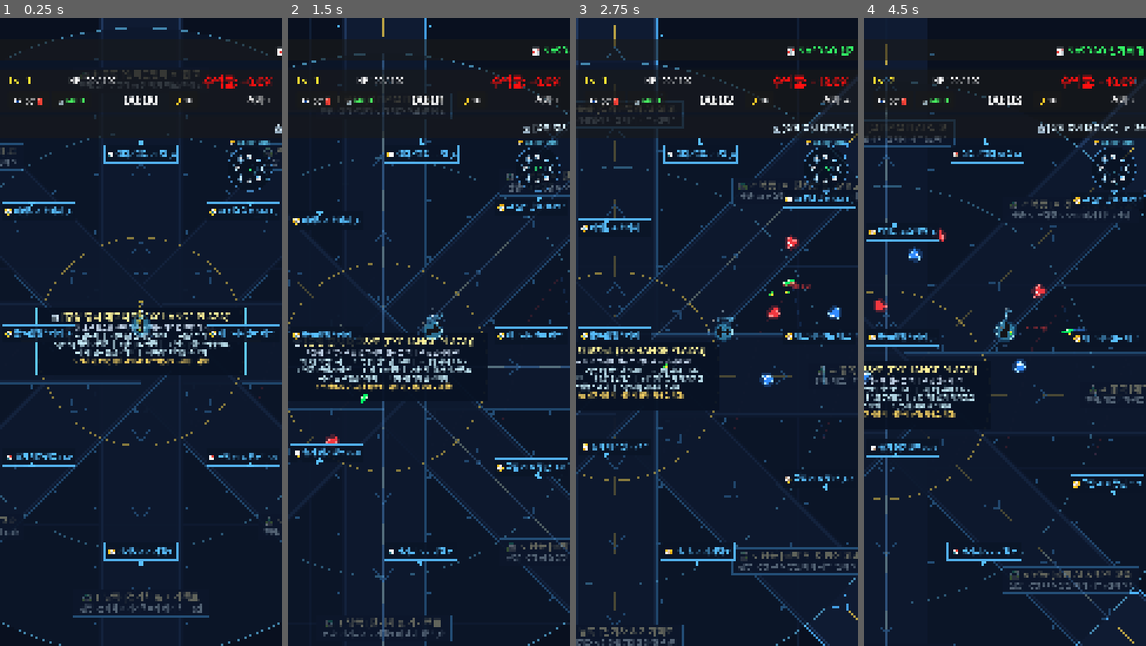
Above: before the commit, frames 1-4 (left to right).
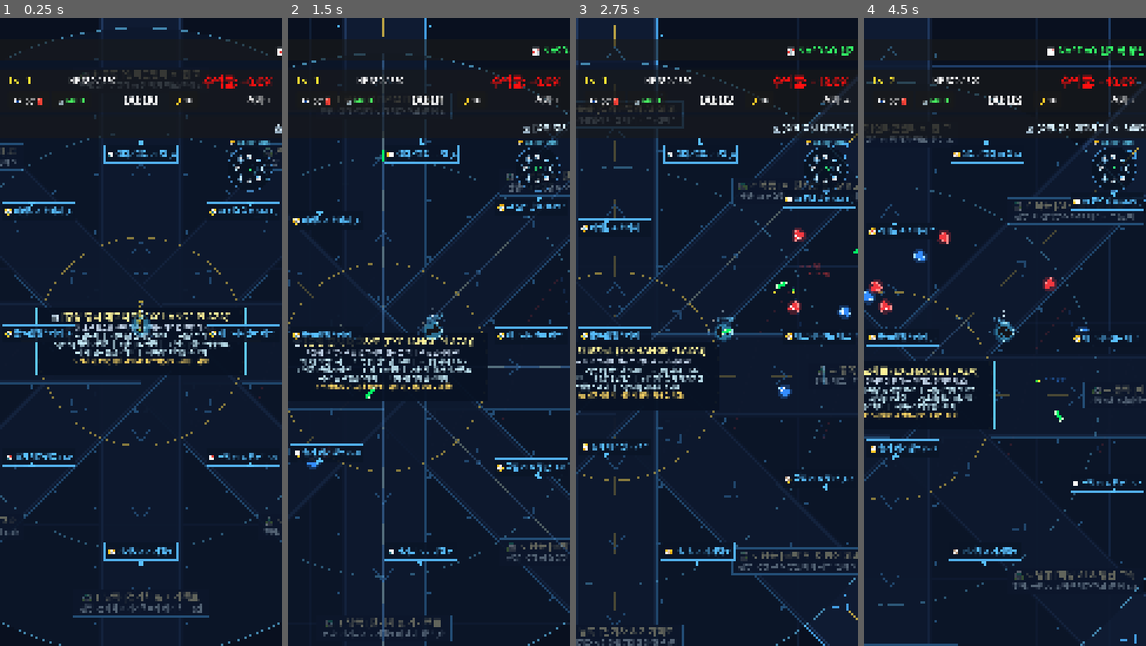
Above: after the commit, the same moments.

Repository: gamcatch/stock-rpg
Game: Godot game, scene res://scenes/main.tscn
Two runs of this game, one before a commit and one after it. Both use one fixed random seed, a clock stepped at 60 frames per second and the inputs below.
Inputs (mouse positions are in pixels of both pictures, inside the frame that each line leads up to):
- Up to frame 1 (0.25 s): no input
- Up to frame 2 (1.5 s): move the mouse to (491, 300) at 0.52 s; hold D (move_right) 0.53-1.25 s; click (491, 300) at 0.67 s; drag from (372, 363) to (437, 332) at 1.27 s
- Up to frame 3 (2.75 s): move the mouse to (745, 193) at 2.02 s; hold D (move_right) from 2.03 s (still down)
- Up to frame 4 (4.5 s): release D (move_right) at 2.75 s; drag from (990, 457) to (1061, 313) at 2.77 s; move the mouse to (1089, 426) at 3.52 s; hold A (move_left) 3.53-4.25 s; click "🤖 퀀트 AI 모델 [신규 매수] 모든 무기 공격력 …" at 4.25 s

The runs differ from the first frame. In frame 1, less than 0.1% of the frame differs, in the area x 29-40%, y 9-11%; in frame 2, 0.2%; in frame 3, 0.9%; in frame 4, 12%, in the area x 0-100%, y 0-100%.

Commit message:
fix: 방치형 RPG 감상에 맞춰 난이도 전면 완화 (기본 체력 3.5배 상향, 무적 판정, 자연 회복 및 비상 존버 실드 탑재)

Diff:
--- a/scenes/enemy.gd
+++ b/scenes/enemy.gd
@@ -37,34 +37,34 @@
 
 	match type:
 		EnemyType.PANIC_SELL:
-			max_hp = 25.0
-			move_speed = 195.0
-			contact_damage = 10.0
+			max_hp = 20.0
+			move_speed = 135.0
+			contact_damage = 6.0
 			exp_reward = 2
 			r = 24.0
 		EnemyType.FAKE_NEWS:
-			max_hp = 55.0
-			move_speed = 135.0
-			contact_damage = 15.0
+			max_hp = 45.0
+			move_speed = 110.0
+			contact_damage = 9.0
 			exp_reward = 5
 			r = 28.0
 		EnemyType.RED_CANDLE:
-			max_hp = 120.0
-			move_speed = 110.0
-			contact_damage = 25.0
+			max_hp = 85.0
+			move_speed = 85.0
+			contact_damage = 14.0
 			exp_reward = 10
 			r = 34.0
 		EnemyType.BEAR_BOSS:
-			max_hp = 800.0
-			move_speed = 120.0
-			contact_damage = 35.0
+			max_hp = 650.0
+			move_speed = 95.0
+			contact_damage = 22.0
 			exp_reward = 50
 			is_boss = true
 			r = 60.0
 		EnemyType.TRUMP_BOSS:
-			max_hp = 3500.0
-			move_speed = 95.0
-			contact_damage = 50.0
+			max_hp = 2500.0
+			move_speed = 80.0
+			contact_damage = 32.0
 			exp_reward = 350
 			is_boss = true
 			r = 80.0
@@ -482,9 +482,9 @@
 			if collider.is_hodl_active:
 				take_damage(80.0, -dir * 600.0)
 			else:
-				Global.take_player_damage(contact_damage * delta * 2.0)
+				Global.take_player_damage(contact_damage)
 				if polarity == Polarity.BEAR:
-					Global.portfolio_return = max(0.0, Global.portfolio_return - 8.0 * delta)
+					Global.portfolio_return = max(0.0, Global.portfolio_return - 2.0 * delta)
 
 	# Ranged attacks for bosses and fake news monsters
 	_process_attacks(delta, dir)
--- a/scenes/main.gd
+++ b/scenes/main.gd
@@ -430,14 +430,13 @@
 	elif effective_rate <= -2.5:
 		Global.in_bear_hazard = true
 		Global.in_bull_zone = false
-		Global.player_speed_modifier = 0.80
-		Global.exp_multiplier = 0.6
-
-		Global.take_player_damage(1.5 * 0.2 * 2.5)
-		Global.portfolio_return = max(0.0, Global.portfolio_return - 4.0 * 0.2)
+		Global.player_speed_modifier = 0.90
+		Global.exp_multiplier = 0.8
+
+		Global.portfolio_return = max(0.0, Global.portfolio_return - 1.0 * 0.2)
 
 		if effective_rate <= -6.0:
-			Global.portfolio_return = max(0.0, Global.portfolio_return - 6.0 * 0.2)
+			Global.portfolio_return = max(0.0, Global.portfolio_return - 2.0 * 0.2)
 
 	else:
 		Global.in_bull_zone = false
--- a/scenes/player.gd
+++ b/scenes/player.gd
@@ -66,11 +66,16 @@
 		draw_arc(Vector2.ZERO, mag_r + pulse, 0.0, TAU, 36, Color(0.2, 0.75, 1.0, 0.12 + mag_lvl * 0.03), 2.0)
 
 	# 1. Zone Buff/Debuff Auras
-	if Global.in_bear_hazard:
+	if Global.player_iframe_timer > 0.0:
+		# Invincible Barrier Visual
+		var shield_pulse = sin(Global.game_time * 18.0) * 4.0
+		draw_arc(Vector2.ZERO, 44.0 + shield_pulse, 0.0, TAU, 28, Color(1.0, 0.88, 0.3, 0.9), 3.0)
+		draw_circle(Vector2.ZERO, 40.0, Color(1.0, 0.9, 0.3, 0.18))
+	elif Global.in_bear_hazard:
 		# Icy Frost Aura & Slowdown Indicator
 		draw_circle(Vector2.ZERO, 36.0, Color(0.2, 0.55, 1.0, 0.28))
 		draw_arc(Vector2.ZERO, 36.0, 0.0, TAU, 24, Color(0.4, 0.75, 1.0, 0.8), 2.5)
-		draw_string(font, Vector2(-40, -38), "⚠️ 혹한기 감속 -20%", HORIZONTAL_ALIGNMENT_CENTER, -1, 14, Color(0.6, 0.85, 1.0))
+		draw_string(font, Vector2(-40, -38), "⚠️ 혹한기 감속 -10%", HORIZONTAL_ALIGNMENT_CENTER, -1, 14, Color(0.6, 0.85, 1.0))
 	elif Global.in_bull_zone:
 		# Golden Bullish Flame Aura
 		draw_circle(Vector2.ZERO, 36.0, Color(1.0, 0.3, 0.2, 0.25))
@@ -286,7 +291,7 @@
 	if gbeam_lvl > 0:
 		green_beam_timer += delta
 		var scalping_lvl = Global.skills["scalping"]["level"] if Global.skills.has("scalping") else 0
-		var cooldown = max(0.12, (1.2 - gbeam_lvl * 0.18) * (1.0 - scalping_lvl * 0.10))
+		var cooldown = max(0.10, (0.65 - gbeam_lvl * 0.10) * (1.0 - scalping_lvl * 0.10))
 		if green_beam_timer >= cooldown:
 			green_beam_timer = 0.0
 			_fire_green_beam(gbeam_lvl)
@@ -352,9 +357,9 @@
 			var angle = i * (TAU / 8.0)
 			var proj = proj_scene.instantiate()
 			proj.type = proj.Type.GREEN_BEAM
-			proj.damage = 35.0
-			proj.speed = 700.0
-			proj.pierce_count = 10 + quant_lvl * 2
+			proj.damage = 50.0
+			proj.speed = 750.0
+			proj.pierce_count = 12 + quant_lvl * 2
 			proj.global_position = global_position
 			proj.direction = Vector2.RIGHT.rotated(angle)
 			proj.rotation = angle
@@ -371,8 +376,8 @@
 			var spread = (i - (count - 1) * 0.5) * 0.18
 			var proj = proj_scene.instantiate()
 			proj.type = proj.Type.GREEN_BEAM
-			proj.damage = 22.0 + level * 6.0
-			proj.speed = 650.0
+			proj.damage = 30.0 + level * 8.0
+			proj.speed = 700.0
 			proj.pierce_count = 2 + level + quant_lvl
 			proj.global_position = global_position
 			proj.direction = target_dir.rotated(spread)
--- a/scripts/global.gd
+++ b/scripts/global.gd
@@ -31,8 +31,8 @@
 var player_level: int = 1
 var current_exp: int = 0
 var exp_to_next_level: int = 10
-var player_hp: float = 100.0
-var player_max_hp: float = 100.0
+var player_hp: float = 350.0
+var player_max_hp: float = 350.0
 var kills_count: int = 0
 var total_damage_dealt: float = 0.0
 var portfolio_return: float = 0.0 # Yield percentage calculation
@@ -41,6 +41,12 @@
 var joystick_vector: Vector2 = Vector2.ZERO # Mobile virtual joystick input
 var bonus_damage_multiplier: float = 1.0
 var bonus_speed_multiplier: float = 1.0
+
+# 방치형 생존 & 무적/회복 시스템
+var player_iframe_timer: float = 0.0
+var emergency_hodl_ready: bool = true
+var emergency_hodl_cooldown: float = 60.0
+var natural_regen_timer: float = 0.0
 
 # Skill levels
 var skills = {
@@ -58,6 +64,28 @@
 func _ready():
 	DisplayServer.screen_set_orientation(DisplayServer.SCREEN_PORTRAIT)
 
+func _process(delta: float):
+	if is_game_over or is_paused:
+		return
+
+	# 1. 피격 무적 시간 (i-frame) 감쇄
+	if player_iframe_timer > 0.0:
+		player_iframe_timer -= delta
+
+	# 2. 비상 존버 실드 쿨다운 회복 (60초 주기)
+	if not emergency_hodl_ready:
+		emergency_hodl_cooldown -= delta
+		if emergency_hodl_cooldown <= 0.0:
+			emergency_hodl_ready = true
+			emergency_hodl_cooldown = 60.0
+
+	# 3. 방치형 기본 배당금 자연 치유 (초당 4.0 HP 지속 회복)
+	if player_hp < player_max_hp:
+		natural_regen_timer += delta
+		if natural_regen_timer >= 1.0:
+			natural_regen_timer = 0.0
+			heal_player(4.0)
+
 func reset_game():
 	game_time = 0.0
 	is_game_over = false
@@ -65,8 +93,11 @@
 	player_level = 1
 	current_exp = 0
 	exp_to_next_level = 10
-	player_max_hp = 100.0
-	player_hp = 100.0
+	player_max_hp = 350.0
+	player_hp = 350.0
+	player_iframe_timer = 0.0
+	emergency_hodl_ready = true
+	emergency_hodl_cooldown = 60.0
 	kills_count = 0
 	total_damage_dealt = 0.0
 	portfolio_return = 0.0
@@ -101,6 +132,11 @@
 		current_exp -= exp_to_next_level
 		player_level += 1
 		exp_to_next_level = int(exp_to_next_level * 1.35 + 5)
+
+		# 📈 레벨업 보너스: 최대 HP 증가 및 35% 즉시 회복!
+		player_max_hp += 20.0
+		heal_player(player_max_hp * 0.35)
+
 		emit_signal("level_up", player_level)
 	emit_signal("exp_changed", current_exp, exp_to_next_level)
 
@@ -108,14 +144,27 @@
 	if is_game_over:
 		return
 
-	var damage_multiplier = 1.0
+	# 피격 무적 판정 (연타로 순식간에 녹는 현상 방지)
+	if player_iframe_timer > 0.0:
+		return
+
+	var damage_multiplier = 0.45 # 방치형 RPG 편안한 난이도 튜닝
 	if skills["leverage_100x"]["level"] > 0:
-		damage_multiplier = 5.0 # 5x damage taken on 100x leverage!
+		damage_multiplier = 2.0
 
 	var actual_damage = amount * damage_multiplier
 	player_hp = max(0.0, player_hp - actual_damage)
+	player_iframe_timer = 0.45 # 피격 후 0.45초간 무적 보호
 	SoundManager.haptic_impact()
 	emit_signal("hp_changed", player_hp, player_max_hp)
+
+	# 🛡️ HP 20% 이하 위기 시 자동 [비상 존버] 발동 (1회 생명선)
+	if player_hp > 0 and (player_hp / player_max_hp) <= 0.20 and emergency_hodl_ready:
+		emergency_hodl_ready = false
+		player_iframe_timer = 3.0 # 3초간 절대 무적
+		heal_player(player_max_hp * 0.35) # 35% 긴급 수혈
+		SoundManager.play_level_up()
+		market_event_triggered.emit("🛡️ [개미의 비상 존버 발동!]", "HP 위기 감지! 3초간 절대 무적 & 35% 긴급 수혈 완료!")
 
 	if player_hp <= 0 and not is_game_over:
 		trigger_game_over(false)
